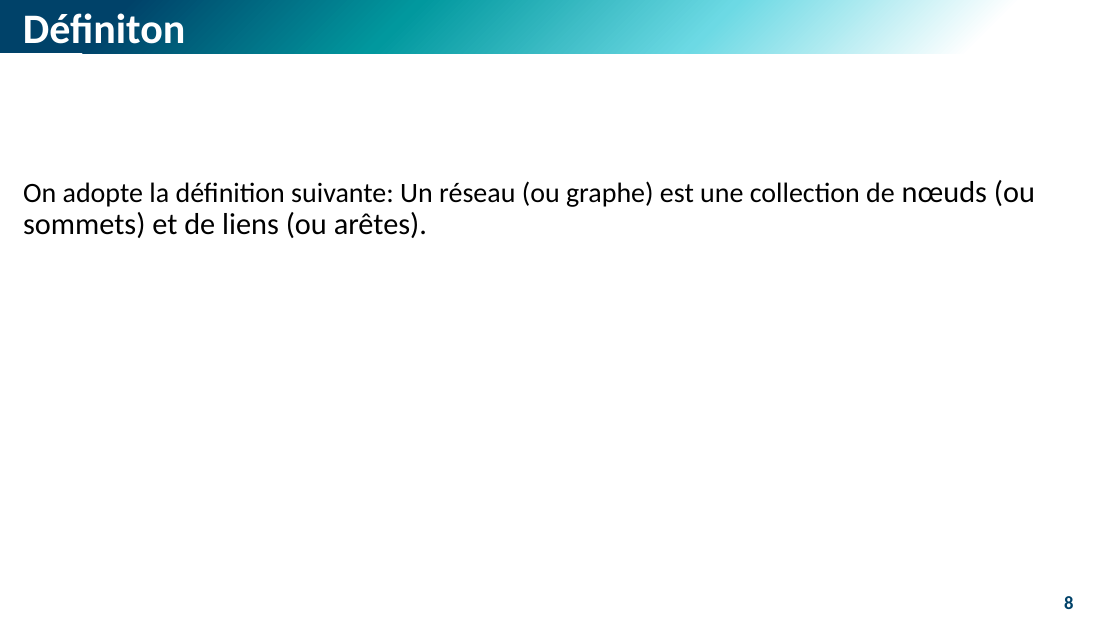
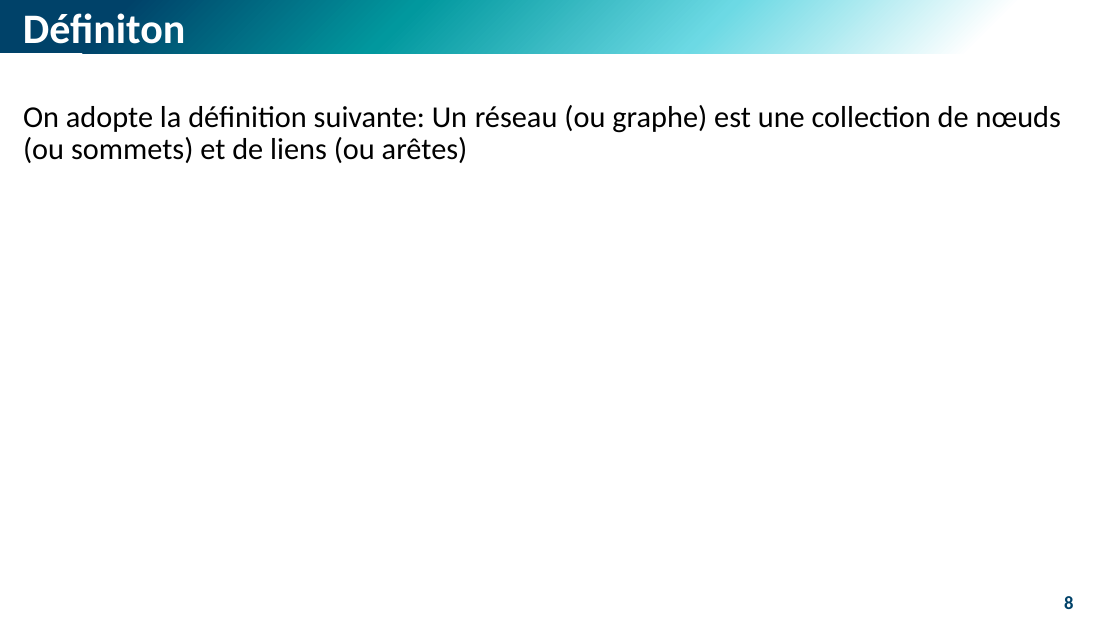
Before and after one commit to M-Berthelin/energy_mod_ISEL_MIX5, a slide deck: slide 8 of slides/3_Mod.pptx. Drawn at 1120x630 pixels with LibreOffice and Linux fonts; fonts in the diff are those of the drawing. Boxes give left, top, right and bottom in pixels: in the first picture for what was removed or moved away, otherwise in the second. Text is boxed around its words. In the diff, an @@ line names an element or a change of style, - is before the commit and + after.

```diff
--- a/slides/3_Mod.pptx
+++ b/slides/3_Mod.pptx
@@ text at box(23, 105, 1061, 163): text changed; size 24 to 26 pt @@
-On adopte la définition suivante: Un réseau (ou graphe) est une collection de nœuds (ou sommets) et de liens (ou arêtes).
+On adopte la définition suivante: Un réseau (ou graphe) est une collection de nœuds (ou sommets) et de liens (ou arêtes)
```
Also in this commit, not shown: 7 other slides changed, 2 other files.
